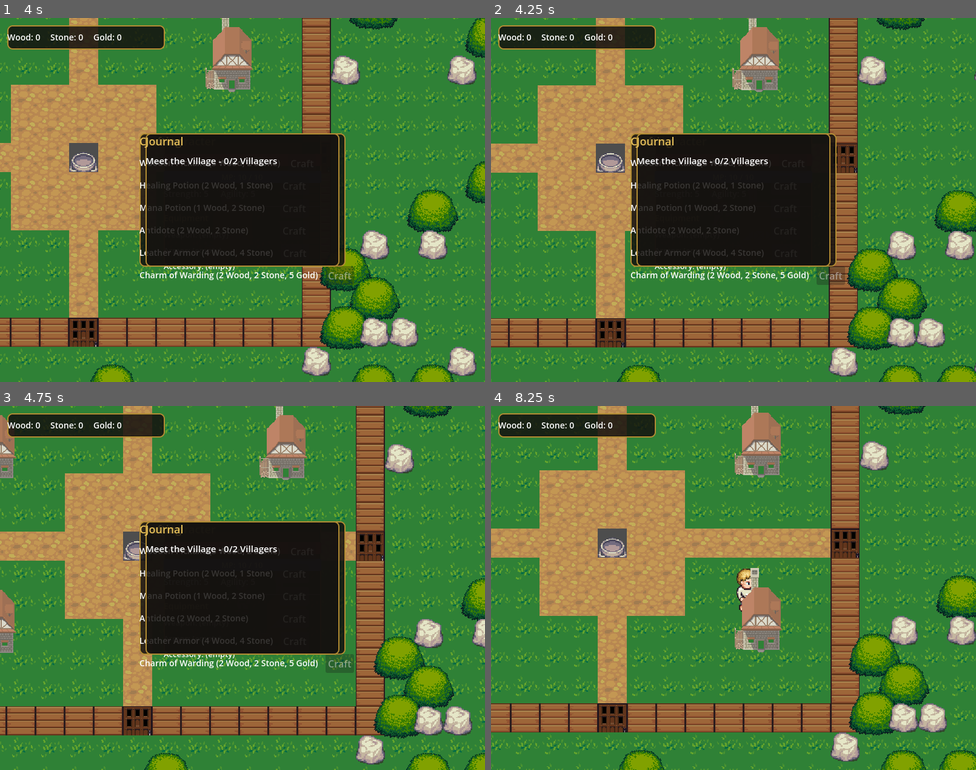
Above: before the commit, frames 1-4 (two rows, left to right).
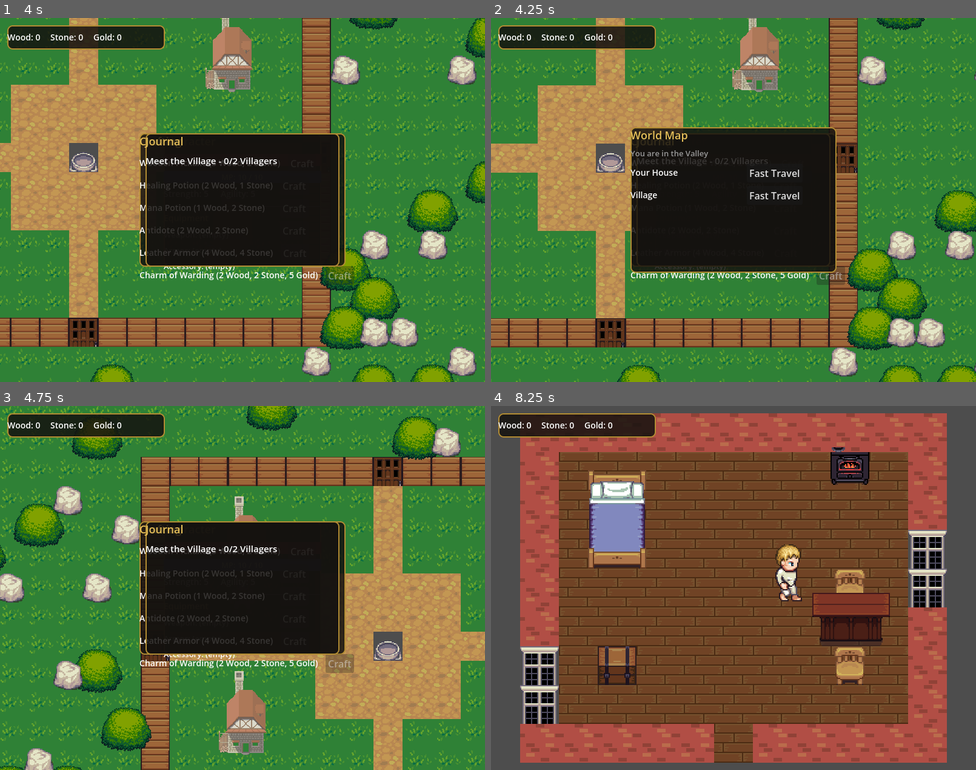
Above: after the commit, the same moments.

Repository: tobiashk-git/valley-game-godot
Game: Godot game, scene res://scenes/Overworld.tscn
Two runs of this game, one before a commit and one after it. Both use one fixed random seed, a clock stepped at 60 frames per second and the inputs below.
Inputs (mouse positions are in pixels of both pictures, inside the frame that each line leads up to):
- Up to frame 1 (4 s): tap Enter at 0.5 s; move the mouse to (349, 181) at 0.52 s; hold D (move_right) 0.53-1.28 s; tap E (interact) at 0.6, 1.35, 2.3, 3.05, 3.8 s; click (349, 181) at 0.67 s; move the mouse to (145, 218) at 1.27 s; hold S (move_down) 1.28-2.03 s; move the mouse to (291, 119) at 2.02 s; hold D (move_right) 2.03-2.78 s; tap C (toggle_character) at 2.1 s; move the mouse to (218, 272) at 2.77 s; hold W (move_up) 2.78-3.53 s; tap R (toggle_crafting) at 2.85 s; click (218, 272) at 2.92 s; move the mouse to (388, 254) at 3.52 s; hold A (move_left) from 3.53 s (still down); tap Q (toggle_quests) at 3.6 s
- Up to frame 2 (4.25 s): keep holding A (move_left); tap M (toggle_map, bound only after the commit) at 4.15 s
- Up to frame 3 (4.75 s): release A (move_left) at 4.25 s; click (281, 562) at 4.25 s, where only the run after the commit has a clickable "Fast Travel"
- Up to frame 4 (8.25 s): move the mouse to (588, 533) at 5.02 s; hold A (move_left) 5.03-5.78 s; tap E (interact) at 5.1, 5.85, 6.8, 7.55 s; move the mouse to (757, 588) at 5.77 s; hold S (move_down) 5.78-6.53 s; click (757, 588) at 5.92 s; move the mouse to (660, 497) at 6.52 s; hold D (move_right) 6.53-7.28 s; tap C (toggle_character) at 6.6 s; move the mouse to (840, 569) at 7.27 s; hold W (move_up) 7.28-8.03 s; tap R (toggle_crafting) at 7.35 s; move the mouse to (636, 606) at 8.02 s; hold D (move_right) from 8.03 s (still down); tap Q (toggle_quests) at 8.1 s; click (636, 606) at 8.17 s

Frame 1 is identical in both runs. In frame 2, 3.2% of the frame differs, in the area x 28-72%, y 30-70%; in frame 3, 55%; in frame 4, 96%, in the area x 0-100%, y 0-100%.

Commit message:
World Map with fast travel - and two real connectivity bugs fixed
The Dungeon had zero portals in either direction: nothing on the
Overworld linked its entrance tile to Dungeon.tscn, and nothing inside
the dungeon linked its door back to the Overworld. Every Combat Phase
1-6 test this session only ever reached it via a direct scene load,
never through real gameplay - the dungeon (and everything in it) was
actually unreachable. Fixed by wiring an entrance portal (generalized
overworld.gd's house-only _add_house_entrance into _add_entrance,
which now also places the dungeon's) and an exit portal (added in
dungeon.gd's own _ready(), at the door tile DungeonGen already
computes but never used for one).

Second bug, found while testing fast travel itself: overworld.gd never
called GameState.consume_next_spawn() at all - it unconditionally
hardcoded the village-gate spawn point every time the scene built,
silently ignoring *any* portal's target_spawn (including the dungeon
exit just added, and every house's own return trip). Fast travel would
have always dumped the player at the village gate regardless of which
destination was picked. Fixed to check consume_next_spawn() first,
matching the pattern already used by House.tscn/village_house.gd.

New WorldMap/WorldMapPanel (M key, openable from anywhere except
combat): lists discovered POIs (House and Village start known; Dungeon
unlocks itself the moment its own scene loads, since real play can
only reach it by walking through the entrance) with a "you are here"
status line and Fast Travel buttons. Travel always goes through
GameState.next_spawn_position + a scene change to Overworld.tscn,
whether the player is already there or in an interior - one path
instead of two. Castle stays a purely visual landmark (no interior
scene exists yet), so it's deliberately excluded from the POI list.

Verified via the real portal path end to end: walking to the dungeon
entrance and pressing E actually enters it, marks it discovered, the
door portal returns to the Overworld at the correct tile, the map then
lists the Dungeon, fast-traveling to House from the Overworld itself
lands at the right spot, and fast-traveling from inside the Elder's
House to the Village correctly changes scene and lands correctly too.
Re-ran the full regression suite (village gates, quest, shop, boss
combat) - no regressions, aside from one confirmed-flaky boss-test
re-run (a random encounter can intercept the walk to the boss room,
pre-existing and unrelated to this change).

Diff:
--- a/project.godot
+++ b/project.godot
@@ -38,6 +38,8 @@
 QuestPanel="*res://scenes/QuestPanel.tscn"
 Shop="*res://scripts/shop.gd"
 ShopPanel="*res://scenes/ShopPanel.tscn"
+WorldMap="*res://scripts/world_map.gd"
+WorldMapPanel="*res://scenes/WorldMapPanel.tscn"
 
 [gui]
 
@@ -96,6 +98,11 @@
 "events": [Object(InputEventKey,"resource_local_to_scene":false,"resource_name":"","device":-1,"window_id":0,"alt_press …(190 unchanged characters)…
 ]
 }
+toggle_map={
+"deadzone": 0.2,
+"events": [Object(InputEventKey,"resource_local_to_scene":false,"resource_name":"","device":-1,"window_id":0,"alt_pressed":false,"shift_pressed":false,"ctrl_pressed":false,"meta_pressed":false,"pressed":false,"keycode":0,"physical_keycode":77,"key_label":0,"unicode":0,"location":0,"echo":false,"script":null)
+]
+}
 
 [rendering]
 
--- /dev/null
+++ b/scenes/WorldMapPanel.tscn
@@ -0,0 +1,40 @@
+[gd_scene format=3]
+
+[ext_resource type="Script" path="res://scripts/world_map_panel.gd" id="1_2r4ht"]
+
+[node name="WorldMapPanel" type="CanvasLayer" unique_id=1946447051]
+script = ExtResource("1_2r4ht")
+
+[node name="Panel" type="Panel" parent="." unique_id=361310065]
+anchors_preset = 8
+anchor_left = 0.5
+anchor_top = 0.5
+anchor_right = 0.5
+anchor_bottom = 0.5
+offset_left = -170.0
+offset_top = -120.0
+offset_right = 170.0
+offset_bottom = 120.0
+
+[node name="Margin" type="MarginContainer" parent="Panel" unique_id=445783969]
+layout_mode = 0
+anchor_right = 1.0
+anchor_bottom = 1.0
+
+[node name="VBox" type="VBoxContainer" parent="Panel/Margin" unique_id=1490046040]
+layout_mode = 2
+theme_override_constants/separation = 8
+
+[node name="Title" type="Label" parent="Panel/Margin/VBox" unique_id=490745343]
+layout_mode = 2
+theme_type_variation = &"PanelTitle"
+text = "World Map"
+
+[node name="StatusLabel" type="Label" parent="Panel/Margin/VBox" unique_id=1639832722]
+layout_mode = 2
+theme_type_variation = &"DimLabel"
+theme_override_font_sizes/font_size = 13
+
+[node name="List" type="VBoxContainer" parent="Panel/Margin/VBox" unique_id=1911327794]
+layout_mode = 2
+theme_override_constants/separation = 6
--- a/scripts/dungeon.gd
+++ b/scripts/dungeon.gd
@@ -5,6 +5,7 @@
 # gets erase_cell()'d as the player explores, instead of gating a hand-rolled
 # render loop like the JS canvas version does. The boss stands in
 # gen.boss_room (the deliberately-far 5th room DungeonGen already computes).
+# Entered/left via a Portal pair with the Overworld's dungeon entrance tile.
 
 const WIDTH := 40
 const HEIGHT := 28
@@ -15,6 +16,7 @@
 const SRC_FOG := 0 # fog layer has its own single-source TileSet, id 0
 
 const BOSS_SCENE := preload("res://scenes/props/Boss.tscn")
+const PORTAL_SCENE := preload("res://scenes/Portal.tscn")
 
 @onready var terrain: TileMapLayer = $TerrainLayer
 @onready var fog: TileMapLayer = $FogLayer
@@ -49,6 +51,19 @@
 	boss.position = _tile_center(gen.boss_room.center())
 	ysort.add_child(boss)
 
+	# The door tile back to the Overworld — was walkable (DungeonGen paints
+	# it FLOOR) but had no portal at all until now, so there was previously
+	# no way out of the dungeon short of dying in combat.
+	var out_portal: Area2D = PORTAL_SCENE.instantiate()
+	out_portal.position = _tile_center(Vector2i(gen.door_x, gen.door_y))
+	out_portal.target_scene = "res://scenes/Overworld.tscn"
+	out_portal.target_spawn = Vector2(World.DUNGEON_ENTRANCE.x * 32 + 16, (World.DUNGEON_ENTRANCE.y + 1) * 32 + 16)
+	add_child(out_portal)
+
+	# Reaching this scene at all in real play means walking through the
+	# entrance portal on the Overworld first, so this is already "discovered".
+	GameState.discovered_pois["dungeon"] = true
+
 	var cam: Camera2D = player.get_node("Camera2D")
 	cam.limit_left = 0
 	cam.limit_top = 0
--- a/scripts/game_state.gd
+++ b/scripts/game_state.gd
@@ -20,6 +20,12 @@
 # at the exact moment this flips - see world.gd's open_gates().
 var village_gates_open := false
 
+# World Map fast-travel unlocks. House/village start known (the player
+# spawns right there); the dungeon unlocks itself in dungeon.gd's own
+# _ready() - in real play that only ever runs after walking through its
+# entrance portal, so reaching this point already means "discovered".
+var discovered_pois: Dictionary = {"house": true, "village": true, "dungeon": false}
+
 func set_next_spawn(pos: Vector2) -> void:
 	next_spawn_position = pos
 
--- a/scripts/overworld.gd
+++ b/scripts/overworld.gd
@@ -19,11 +19,11 @@
 	instance.position = _tile_center(tile_pos)
 	ysort.add_child(instance)
 
-# The house entrance tile itself is solid (the HouseEntrance prop blocks it),
-# so the player is always standing on an *adjacent* tile when "at" the
-# house — size this bigger than one tile so it still triggers.
-func _add_house_entrance(entrance_tile: Vector2i, target_scene: String, target_spawn: Vector2) -> void:
-	_spawn_prop(HOUSE_ENTRANCE_SCENE, entrance_tile)
+# The entrance tile itself is solid (the prop blocks it), so the player is
+# always standing on an *adjacent* tile when "at" the entrance — size this
+# bigger than one tile so it still triggers.
+func _add_entrance(prop_scene: PackedScene, entrance_tile: Vector2i, target_scene: String, target_spawn: Vector2) -> void:
+	_spawn_prop(prop_scene, entrance_tile)
 	var portal: Area2D = PORTAL_SCENE.instantiate()
 	portal.position = _tile_center(entrance_tile)
 	portal.get_node("CollisionShape2D").shape.size = Vector2(56, 56)
@@ -40,21 +40,26 @@
 		var scene: PackedScene = TREE_SCENE if entry.scene == "Tree" else ROCK_SCENE
 		_spawn_prop(scene, entry.pos)
 
-	_spawn_prop(DUNGEON_ENTRANCE_SCENE, World.DUNGEON_ENTRANCE)
+	# Castle has no interior scene yet, so it stays a purely visual landmark
+	# for now (see the roadmap) - no portal, no fast-travel entry.
 	_spawn_prop(CASTLE_ENTRANCE_SCENE, World.CASTLE_ENTRANCE)
 
 	# House.tscn/VillageHouse door tiles are at (5,8) and (4,6) respectively —
 	# target spawn is always the tile just inside the door (one row up).
-	_add_house_entrance(World.HOUSE_ENTRANCE, "res://scenes/House.tscn", Vector2(5 * 32 + 16, 7 * 32 + 16))
-	_add_house_entrance(World.ELDER_HOUSE_ENTRANCE, "res://scenes/ElderHouse.tscn", Vector2(4 * 32 + 16, 5 * 32 + 16))
-	_add_house_entrance(World.TRADER_HOUSE_ENTRANCE, "res://scenes/TraderHouse.tscn", Vector2(4 * 32 + 16, 5 * 32 + 16))
-	_add_house_entrance(World.EMPTY_HOUSE_ENTRANCE, "res://scenes/EmptyHouse.tscn", Vector2(4 * 32 + 16, 5 * 32 + 16))
+	_add_entrance(HOUSE_ENTRANCE_SCENE, World.HOUSE_ENTRANCE, "res://scenes/House.tscn", Vector2(5 * 32 + 16, 7 * 32 + 16))
+	_add_entrance(HOUSE_ENTRANCE_SCENE, World.ELDER_HOUSE_ENTRANCE, "res://scenes/ElderHouse.tscn", Vector2(4 * 32 + 16, 5 * 32 + 16))
+	_add_entrance(HOUSE_ENTRANCE_SCENE, World.TRADER_HOUSE_ENTRANCE, "res://scenes/TraderHouse.tscn", Vector2(4 * 32 + 16, 5 * 32 + 16))
+	_add_entrance(HOUSE_ENTRANCE_SCENE, World.EMPTY_HOUSE_ENTRANCE, "res://scenes/EmptyHouse.tscn", Vector2(4 * 32 + 16, 5 * 32 + 16))
+	# Dungeon.tscn regenerates its maze fresh every visit and always spawns
+	# the player at its own entrance, so the target_spawn here is unused.
+	_add_entrance(DUNGEON_ENTRANCE_SCENE, World.DUNGEON_ENTRANCE, "res://scenes/Dungeon.tscn", Vector2.ZERO)
 
-	# Spawn just inside the village's south gate. The 4 gates start solid
-	# (fence/gates tutorial - see quests.gd's meet_villagers), so a spawn
-	# point outside the ring would strand a fresh player with no way in.
-	var spawn_tile: Vector2i = World.VILLAGE_GATES.south + Vector2i(0, -2)
-	player.position = Vector2(spawn_tile.x * 32 + 16, spawn_tile.y * 32 + 16)
+	if not GameState.consume_next_spawn(player):
+		# Spawn just inside the village's south gate. The 4 gates start solid
+		# (fence/gates tutorial - see quests.gd's meet_villagers), so a spawn
+		# point outside the ring would strand a fresh player with no way in.
+		var spawn_tile: Vector2i = World.VILLAGE_GATES.south + Vector2i(0, -2)
+		player.position = Vector2(spawn_tile.x * 32 + 16, spawn_tile.y * 32 + 16)
 
 	var cam: Camera2D = player.get_node("Camera2D")
 	cam.limit_left = 0
--- /dev/null
+++ b/scripts/world_map.gd
@@ -0,0 +1,53 @@
+extends Node
+# Autoload — fast-travel destinations, port of worldmap.js's POI list +
+# travelTo(). Fast travel always goes through GameState.next_spawn_position
+# + a scene change to Overworld.tscn, whether the player is already there or
+# in an interior - one code path instead of two, at the cost of the
+# Overworld's trees/rocks re-scattering into new spots on a same-scene
+# "travel" (harmless, just a quirk of reusing change_scene_to_file()
+# unconditionally rather than a separate in-place-reposition path).
+
+signal changed
+
+const POI_NAMES := {
+	"house": "Your House",
+	"village": "Village",
+	"dungeon": "Dungeon",
+}
+
+const LOCATION_NAMES := {
+	"Overworld": "the Valley",
+	"Dungeon": "the Dungeon",
+	"House": "your House",
+	"ElderHouse": "the Elder's House",
+	"TraderHouse": "the Trader's House",
+	"EmptyHouse": "an empty house",
+}
+
+# Computed lazily (not a const dict) since it reads World.VILLAGE_GATES,
+# which is a `var` there, not a compile-time constant.
+func poi_target(poi_id: String) -> Vector2:
+	match poi_id:
+		"house":
+			return Vector2(World.HOUSE_ENTRANCE.x * 32 + 16, (World.HOUSE_ENTRANCE.y + 1) * 32 + 16)
+		"village":
+			var t: Vector2i = World.VILLAGE_GATES.south + Vector2i(0, -2)
+			return Vector2(t.x * 32 + 16, t.y * 32 + 16)
+		"dungeon":
+			return Vector2(World.DUNGEON_ENTRANCE.x * 32 + 16, (World.DUNGEON_ENTRANCE.y + 1) * 32 + 16)
+		_:
+			return Vector2.ZERO
+
+func is_discovered(poi_id: String) -> bool:
+	return GameState.discovered_pois.get(poi_id, false)
+
+func current_location_name() -> String:
+	var current: Node = get_tree().current_scene
+	var scene_name: String = current.name if current else ""
+	return LOCATION_NAMES.get(scene_name, scene_name)
+
+func travel_to(poi_id: String) -> void:
+	if not is_discovered(poi_id):
+		return
+	GameState.set_next_spawn(poi_target(poi_id))
+	get_tree().change_scene_to_file("res://scenes/Overworld.tscn")
--- /dev/null
+++ b/scripts/world_map_panel.gd
@@ -0,0 +1,53 @@
+extends CanvasLayer
+# Autoload — toggled with the "toggle_map" action (M key). Lists every
+# discovered POI with a Fast Travel button, plus a "you are here" status
+# line, port of worldmap.js's renderWorldMap(). Openable from anywhere
+# (Overworld or any interior) except mid-combat, matching every other panel.
+
+@onready var panel: Panel = $Panel
+@onready var status_label: Label = $Panel/Margin/VBox/StatusLabel
+@onready var list: VBoxContainer = $Panel/Margin/VBox/List
+
+func _ready() -> void:
+	panel.visible = false
+
+func _refresh() -> void:
+	status_label.text = "You are in %s" % WorldMap.current_location_name()
+
+	for child in list.get_children():
+		child.queue_free()
+	var any := false
+	for poi_id in WorldMap.POI_NAMES.keys():
+		if not WorldMap.is_discovered(poi_id):
+			continue
+		any = true
+		var row := HBoxContainer.new()
+		row.add_theme_constant_override("separation", 12)
+		list.add_child(row)
+
+		var label := Label.new()
+		label.text = WorldMap.POI_NAMES[poi_id]
+		label.custom_minimum_size = Vector2(180, 0)
+		label.add_theme_font_size_override("font_size", 14)
+		row.add_child(label)
+
+		var btn := Button.new()
+		btn.text = "Fast Travel"
+		btn.pressed.connect(_on_travel.bind(poi_id))
+		row.add_child(btn)
+
+	if not any:
+		var empty_label := Label.new()
+		empty_label.text = "(nothing discovered yet)"
+		empty_label.theme_type_variation = &"DimLabel"
+		list.add_child(empty_label)
+
+func _on_travel(poi_id: String) -> void:
+	panel.visible = false
+	WorldMap.travel_to(poi_id)
+
+func _process(_delta: float) -> void:
+	if not Combat.in_combat and Input.is_action_just_pressed("toggle_map"):
+		panel.visible = not panel.visible
+		if panel.visible:
+			_refresh()
--- /dev/null
+++ b/tools/setup_world_map_panel.gd
@@ -0,0 +1,61 @@
+extends SceneTree
+# Builds WorldMapPanel.tscn (toggled with M). Panel background/title
+# styling come from the shared res://resources/ui_theme.tres (project
+# default theme) - see tools/setup_theme.gd. Run via:
+# godot --headless --script res://tools/setup_world_map_panel.gd
+
+func _build_world_map_panel() -> void:
+	var layer := CanvasLayer.new()
+	layer.name = "WorldMapPanel"
+	layer.set_script(load("res://scripts/world_map_panel.gd"))
+
+	var panel := Panel.new()
+	panel.name = "Panel"
+	panel.set_anchors_preset(Control.PRESET_CENTER)
+	panel.position = Vector2(-170, -120)
+	panel.size = Vector2(340, 240)
+	layer.add_child(panel)
+	panel.owner = layer
+
+	var margin := MarginContainer.new()
+	margin.name = "Margin"
+	margin.set_anchors_preset(Control.PRESET_FULL_RECT)
+	panel.add_child(margin)
+	margin.owner = layer
+
+	var vbox := VBoxContainer.new()
+	vbox.name = "VBox"
+	vbox.add_theme_constant_override("separation", 8)
+	margin.add_child(vbox)
+	vbox.owner = layer
+
+	var title := Label.new()
+	title.name = "Title"
+	title.text = "World Map"
+	title.theme_type_variation = &"PanelTitle"
+	vbox.add_child(title)
+	title.owner = layer
+
+	var status_label := Label.new()
+	status_label.name = "StatusLabel"
+	status_label.theme_type_variation = &"DimLabel"
+	status_label.add_theme_font_size_override("font_size", 13)
+	vbox.add_child(status_label)
+	status_label.owner = layer
+
+	var list := VBoxContainer.new()
+	list.name = "List"
+	list.add_theme_constant_override("separation", 6)
+	vbox.add_child(list)
+	list.owner = layer
+
+	var packed := PackedScene.new()
+	packed.pack(layer)
+	var err := ResourceSaver.save(packed, "res://scenes/WorldMapPanel.tscn")
+	print("WorldMapPanel.tscn saved: ", err)
+
+func _initialize() -> void:
+	print("=== World map panel setup starting ===")
+	_build_world_map_panel()
+	print("=== Setup complete ===")
+	quit()
--- /dev/null
+++ b/tools/verify_world_map.gd
@@ -0,0 +1,128 @@
+extends SceneTree
+
+func _walk(direction: String, frames: int) -> void:
+	Input.action_press(direction)
+	for i in range(frames):
+		await process_frame
+	Input.action_release(direction)
+	await process_frame
+
+func _initialize() -> void:
+	var world: Node = root.get_node("World")
+	var game_state: Node = root.get_node("GameState")
+	var world_map: Node = root.get_node("WorldMap")
+	var world_map_panel: Node = root.get_node("WorldMapPanel")
+
+	# --- Fresh Overworld: dungeon not yet discovered, map lists house+village only. ---
+	var overworld_scene: PackedScene = load("res://scenes/Overworld.tscn")
+	var overworld: Node2D = overworld_scene.instantiate()
+	root.add_child(overworld)
+	current_scene = overworld
+	await process_frame
+	await process_frame
+
+	print("Dungeon undiscovered at boot: ", not game_state.discovered_pois.dungeon)
+
+	Input.action_press("toggle_map")
+	await process_frame
+	Input.action_release("toggle_map")
+	await process_frame
+	var list: VBoxContainer = world_map_panel.get_node("Panel/Margin/VBox/List")
+	var row_names: Array = []
+	for row in list.get_children():
+		if row is HBoxContainer:
+			row_names.append((row.get_child(0) as Label).text)
+	print("Map lists House: ", "Your House" in row_names)
+	print("Map lists Village: ", "Village" in row_names)
+	print("Map does NOT list Dungeon yet: ", not ("Dungeon" in row_names))
+	print("Status line while on Overworld: ", world_map_panel.status_label.text)
+	root.get_texture().get_image().save_png("res://verify_map_before_dungeon.png")
+	Input.action_press("toggle_map")
+	await process_frame
+	Input.action_release("toggle_map")
+	await process_frame
+
+	# --- Walk to the dungeon entrance's adjacent tile and press E: real portal path. ---
+	var player: CharacterBody2D = overworld.get_node("YSort/Player")
+	var approach: Vector2i = world.DUNGEON_ENTRANCE + Vector2i(0, 2)
+	player.position = Vector2(approach.x * 32 + 16, approach.y * 32 + 16)
+	var cam: Camera2D = player.get_node("Camera2D")
+	cam.reset_smoothing()
+	for i in range(3):
+		await process_frame
+	await _walk("move_up", 40)
+	# Portals are E-press, never walk-through (matching every interactable's
+	# convention in this project) - the walk above just gets us adjacent.
+	Input.action_press("interact")
+	await process_frame
+	await process_frame
+	Input.action_release("interact")
+	await process_frame
+	print("Entered the Dungeon via the real portal: ", current_scene.name == "Dungeon")
+	print("Dungeon marked discovered after entering: ", game_state.discovered_pois.dungeon)
+
+	# --- Walk to the dungeon's door and back out. ---
+	var dungeon_player: CharacterBody2D = current_scene.get_node("YSort/Player")
+	# The player spawns right next to the door already (door_y - 1); one
+	# step down onto the door tile puts them in range, then E triggers it.
+	for i in range(3):
+		await process_frame
+	await _walk("move_down", 20)
+	Input.action_press("interact")
+	await process_frame
+	await process_frame
+	Input.action_release("interact")
+	await process_frame
+	print("Left the Dungeon via the real portal: ", current_scene.name == "Overworld")
+	var back_tile := Vector2i(int(current_scene.get_node("YSort/Player").position.x / 32), int(current_scene.get_node("YSort/Player").position.y / 32))
+	print("Landed just outside the dungeon entrance: ", back_tile == world.DUNGEON_ENTRANCE + Vector2i(0, 1))
+
+	# --- Map now lists Dungeon too. ---
+	Input.action_press("toggle_map")
+	await process_frame
+	Input.action_release("toggle_map")
+	await process_frame
+	row_names = []
+	for row in list.get_children():
+		if row is HBoxContainer:
+			row_names.append((row.get_child(0) as Label).text)
+	print("Map now lists Dungeon: ", "Dungeon" in row_names)
+	root.get_texture().get_image().save_png("res://verify_map_after_dungeon.png")
+
+	# --- Fast travel to House from the Overworld itself. ---
+	var house_row: HBoxContainer = null
+	for row in list.get_children():
+		if row is HBoxContainer and (row.get_child(0) as Label).text == "Your House":
+			house_row = row
+	var house_btn: Button = house_row.get_child(1)
+	house_btn.pressed.emit()
+	await process_frame
+	await process_frame
+	print("Fast travel landed on Overworld: ", current_scene.name == "Overworld")
+	var house_tile := Vector2i(int(current_scene.get_node("YSort/Player").position.x / 32), int(current_scene.get_node("YSort/Player").position.y / 32))
+	print("Fast travel landed at the House entrance: ", house_tile == world.HOUSE_ENTRANCE + Vector2i(0, 1))
+
+	# --- Fast travel from inside an interior (Elder House) to the Village. ---
+	var elder_scene: PackedScene = load("res://scenes/ElderHouse.tscn")
+	change_scene_to_packed(elder_scene)
+	await process_frame
+	await process_frame
+	print("Now inside the Elder's House: ", current_scene.name == "ElderHouse")
+	Input.action_press("toggle_map")
+	await process_frame
+	Input.action_release("toggle_map")
+	await process_frame
+	print("Status line while inside a house: ", world_map_panel.status_label.text)
+	var village_row: HBoxContainer = null
+	for row in list.get_children():
+		if row is HBoxContainer and (row.get_child(0) as Label).text == "Village":
+			village_row = row
+	var village_btn: Button = village_row.get_child(1)
+	village_btn.pressed.emit()
+	await process_frame
+	await process_frame
+	print("Fast travel from an interior lands on Overworld: ", current_scene.name == "Overworld")
+	var village_tile := Vector2i(int(current_scene.get_node("YSort/Player").position.x / 32), int(current_scene.get_node("YSort/Player").position.y / 32))
+	print("Landed at the village spawn point: ", village_tile == world.VILLAGE_GATES.south + Vector2i(0, -2))
+
+	quit()
